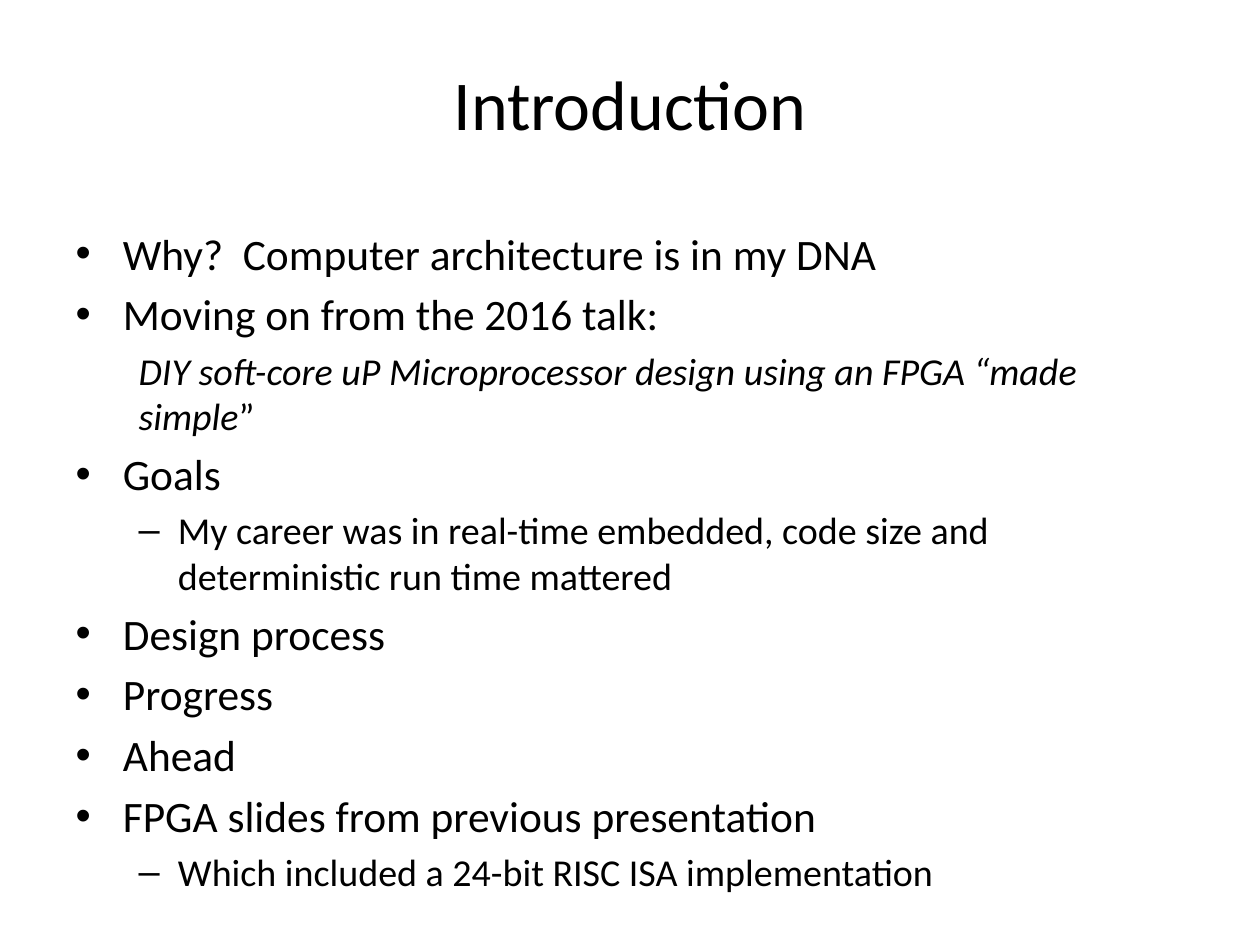
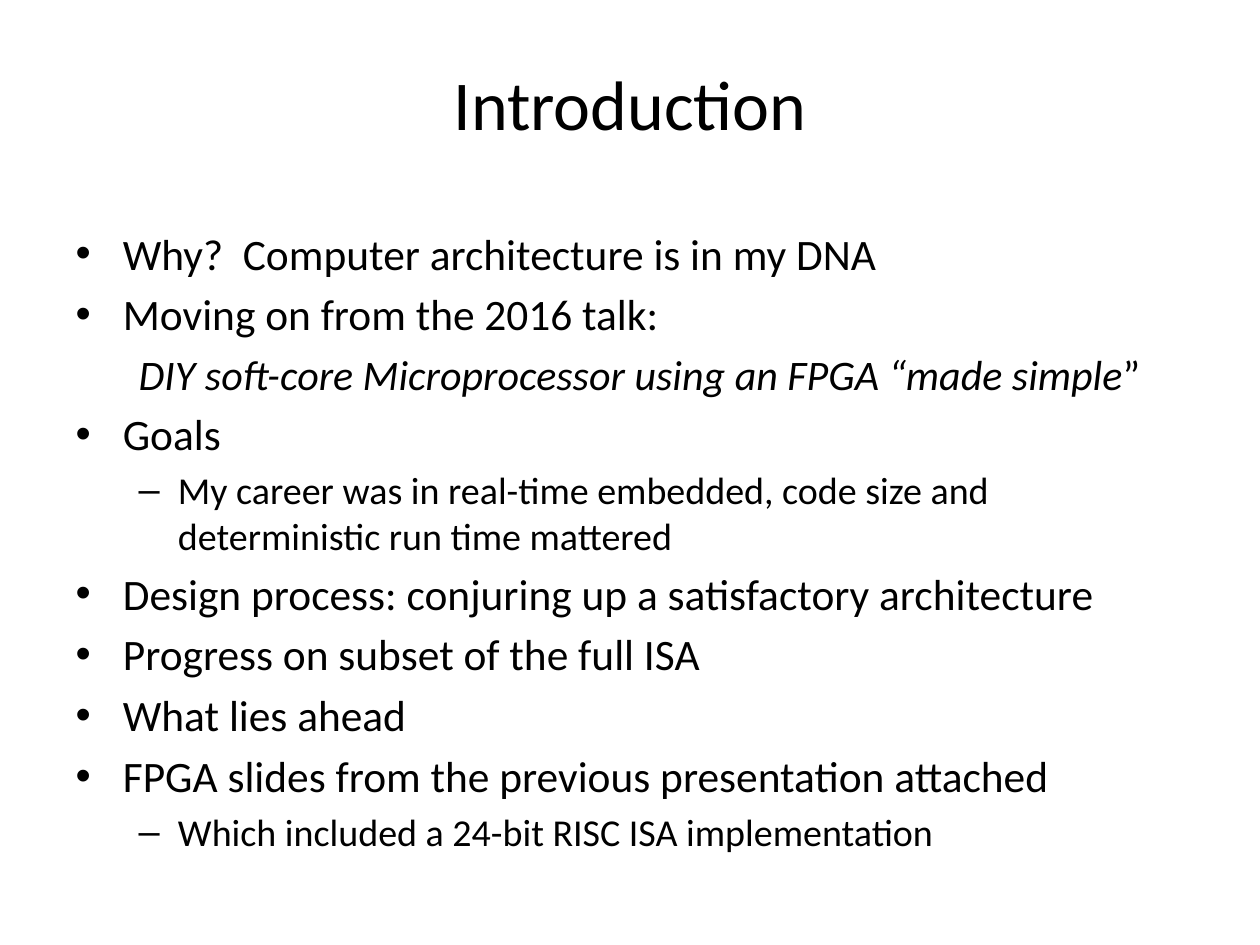
Before and after one commit to jimbrake/TROC16_16, a slide deck: slide 2 of DIY_soft-core_uP.pptx. Drawn at 1260x945 pixels with LibreOffice and Linux fonts; fonts in the diff are those of the drawing. Boxes give left, top, right and bottom in pixels: in the first picture for what was removed or moved away, otherwise in the second. Text is boxed around its words. In the diff, an @@ line names an element or a change of style, - is before the commit and + after.

```diff
--- a/DIY_soft-core_uP.pptx
+++ b/DIY_soft-core_uP.pptx
@@ text at (139,360,1140,398): text changed; size 21.7 to 24 pt @@
-  DIY soft-core uP Microprocessor design using an FPGA “made simple”
+  DIY soft-core Microprocessor using an FPGA “made simple”
@@ text at (123,580,1093,799): text changed @@
-• Design process
-• Progress
-• Ahead
-• FPGA slides from previous presentation
+• Design process: conjuring up a satisfactory architecture
+• Progress on subset of the full ISA
+• What lies ahead
+• FPGA slides from the previous presentation attached
```
Also in this commit, not shown: 14 other slides changed, 2 slides added, 1 other file.
